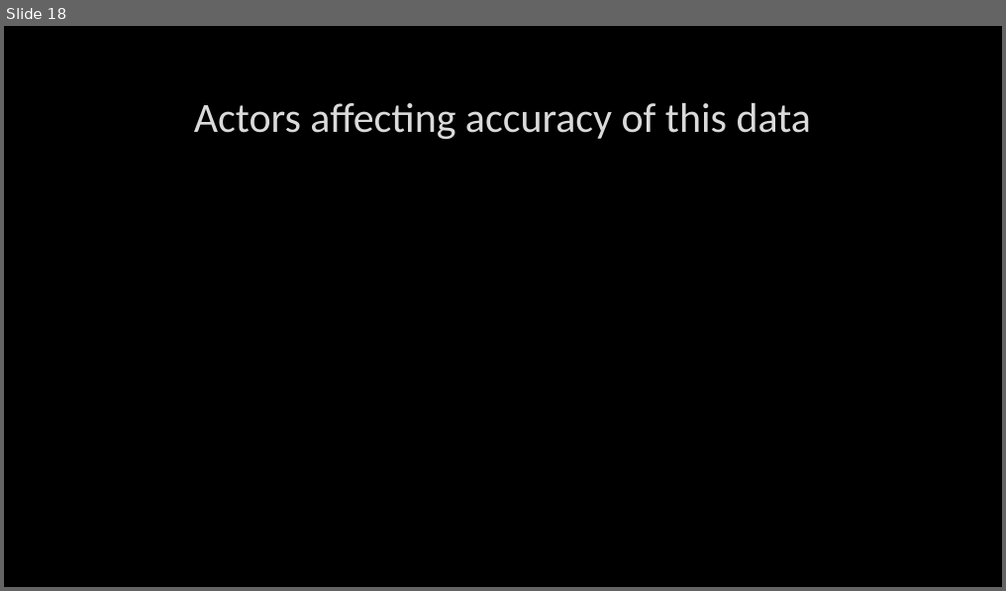
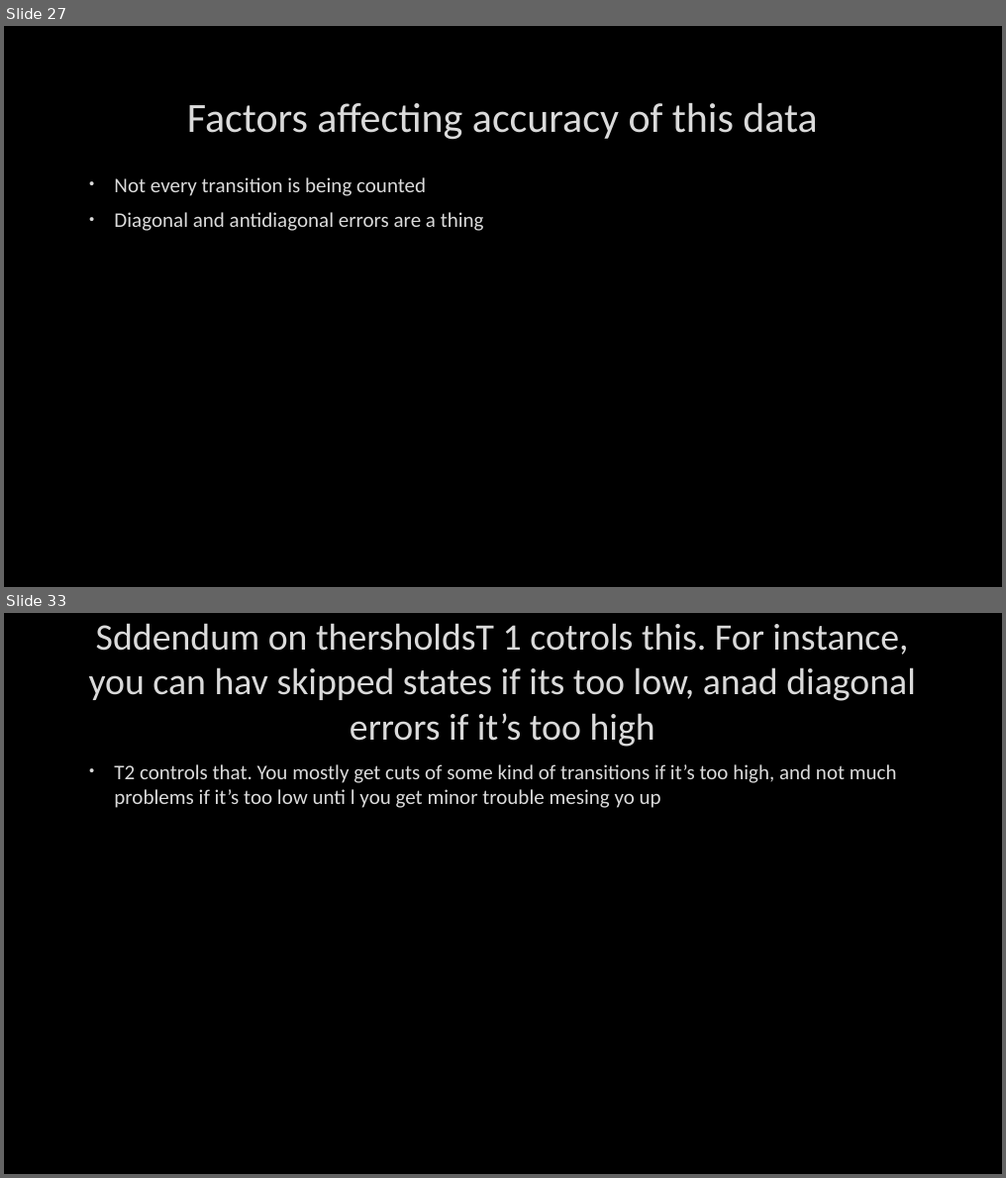
Before and after one commit to TchakamauRa/Soft-Matter, a slide deck: Backup copy.pptx. Shown one above the other, each under a label of ours: slide 18 before the commit, slides 27 and 33 after it; the slides between them are not shown. The pictures are 1006x591 and 1006x1178 pixels, drawn with LibreOffice and Linux fonts; fonts in the diff are those of the drawing; background and template pictures are left out. Boxes give left, top, right and bottom in pixels: in the first picture for what was removed or moved away, otherwise in the second. Text is boxed around its words. In the diff, an @@ line names an element or a change of style, - is before the commit and + after.

Commit message:
After Boot error

```diff
--- a/Backup copy.pptx
+++ b/Backup copy.pptx
@@ slide 33 added at (4, 613, 1002, 1174), background picture (left out) @@
@@ title added at (89, 623, 916, 747), 36 pt, text #DADADA @@
+Sddendum on thersholdsT 1 cotrols this. For instance, you can hav skipped states if its too low, anad diagonal errors if it’s too high
@@ text added at (114, 764, 897, 808), 20 pt, text #DADADA @@
+• T2 controls that. You mostly get cuts of some kind of transitions if it’s too high, and not much problems if it’s too low unti l you get minor trouble mesing yo up
@@ what was slide 18 is now slide 27 @@
@@ slide 27 changed as well @@
@@ title at (187, 103, 817, 140): text changed @@
-Actors affecting accuracy of this data
+Factors affecting accuracy of this data
@@ text added at (114, 177, 484, 231), 20 pt, text #DADADA @@
+• Not every transition is being counted
+• Diagonal and antidiagonal errors are a thing
```
Also in this commit, not shown: 7 other slides changed, 17 other slides added, 2 slides removed, 2 other files.
